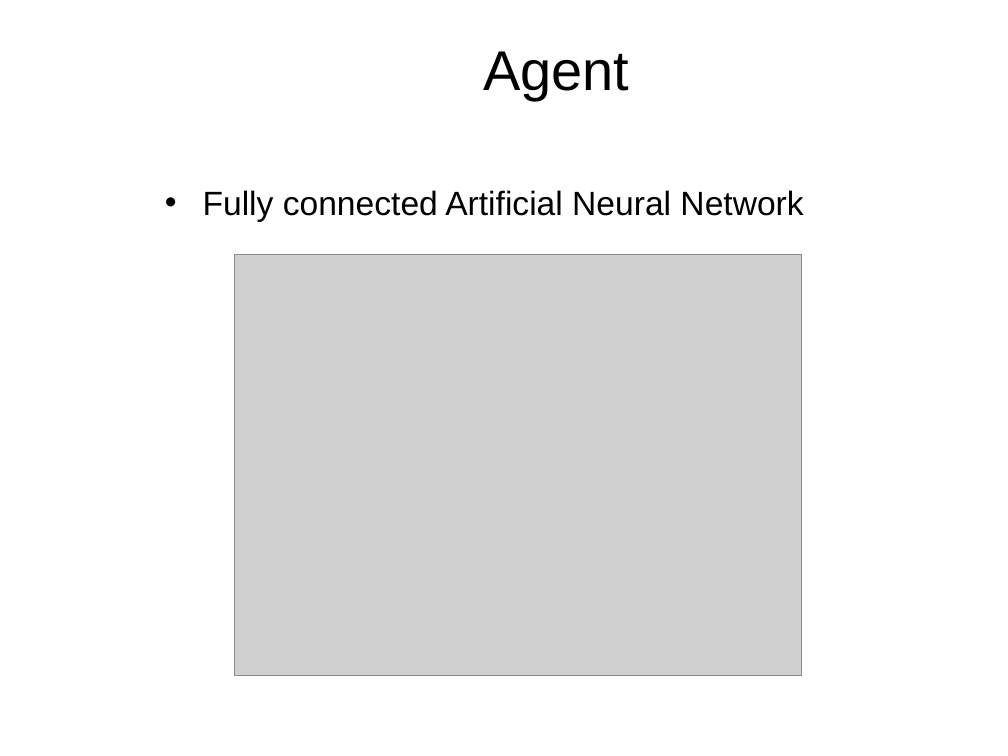
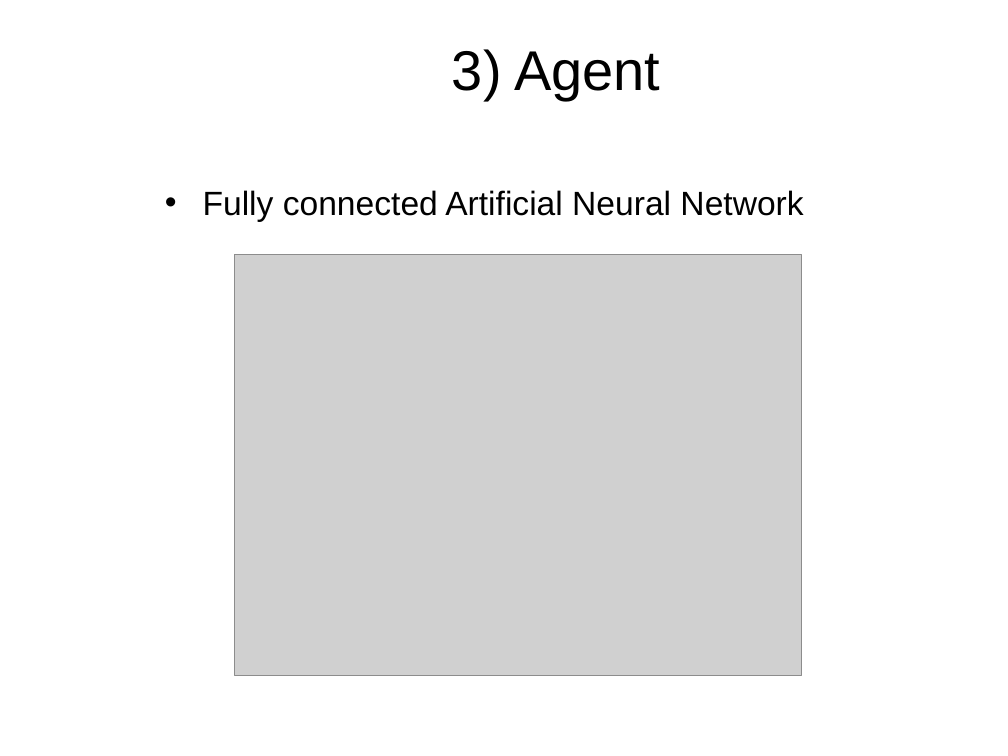
Before and after one commit to stefanfroth/poker, a slide deck: slide 5 of final.ppt. Drawn at 1008x756 pixels with LibreOffice and Linux fonts; fonts in the diff are those of the drawing; grey boxes stand for pictures; background and template pictures are left out. Boxes give left, top, right and bottom in pixels: in the first picture for what was removed or moved away, otherwise in the second. Text is boxed around its words. In the diff, an @@ line names an element or a change of style, - is before the commit and + after.

```diff
--- a/final.ppt
+++ b/final.ppt
@@ title at <box>452,49,660,100</box>: text changed @@
-Agent
+3) Agent
```
Also in this commit, not shown: 2 other slides changed, 5 slides added, 4 slides removed, 26 other files.
